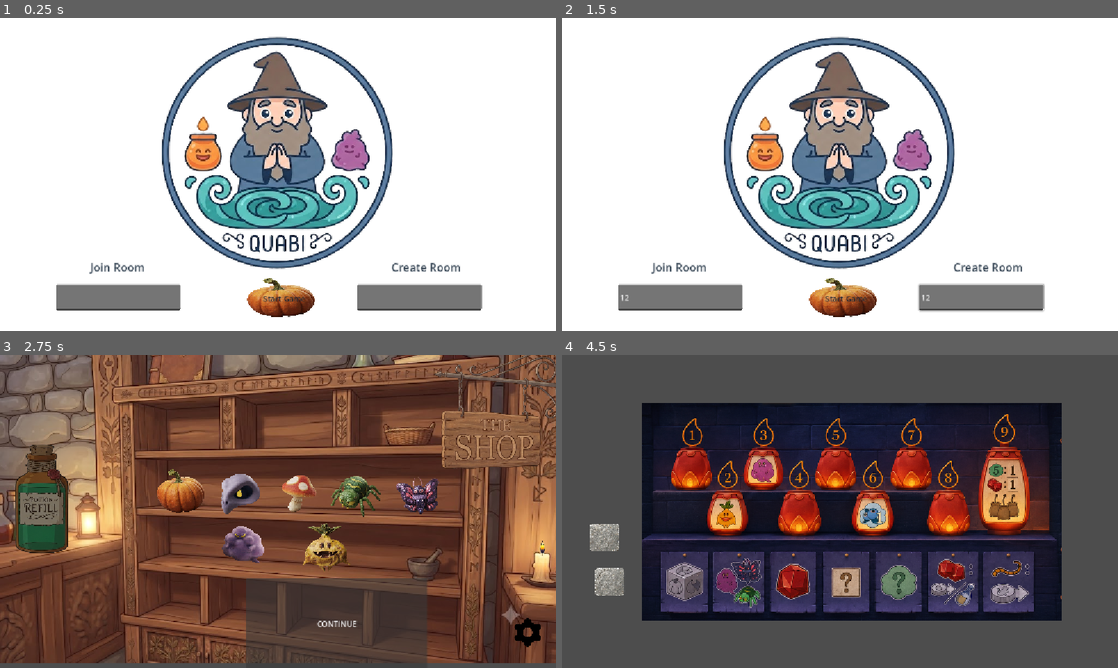
Above: before the commit, frames 1-4 (two rows, left to right).
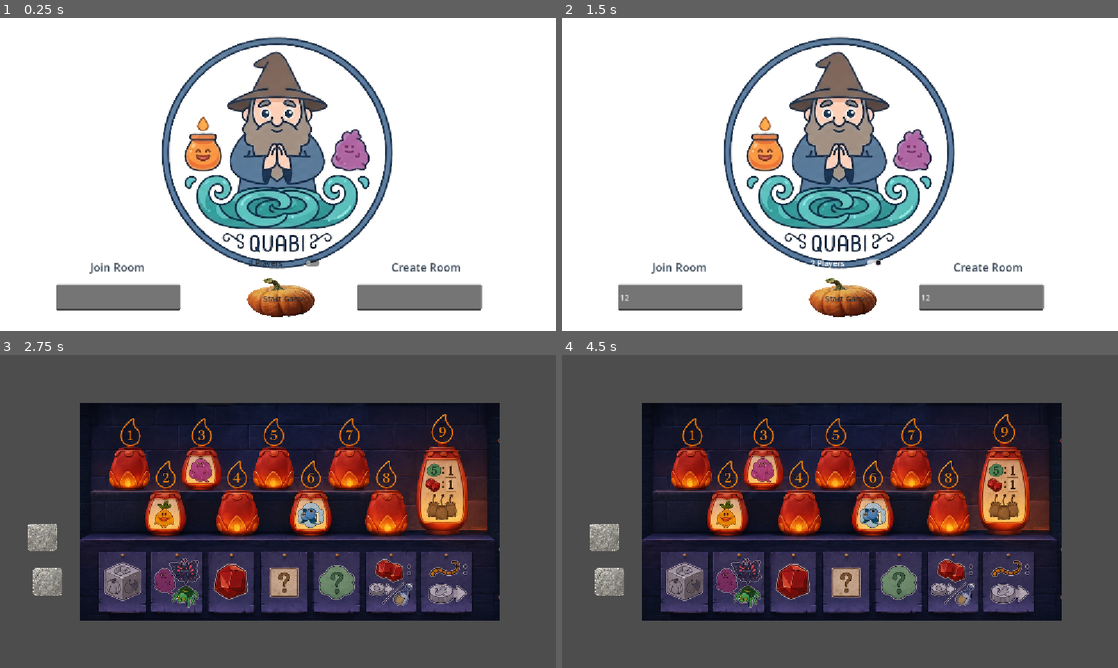
Above: after the commit, the same moments.

Repository: aheiner2001/the-quacks-of-quedlinburg
Game: Godot game, scene res://main_menu.tscn
The game is run twice, just before and just after one commit, with the same random seed, the same clock (stepped at 60 frames per second) and the same inputs.
Inputs (mouse positions are in pixels of both pictures, inside the frame that each line leads up to):
- Up to frame 1 (0.25 s): no input
- Up to frame 2 (1.5 s): click (678, 296) at 0.52 s; type "12" at 0.6 s; click (979, 296) at 0.75 s; type "12" at 0.83 s; click (845, 262) at 1.25 s, where only the run after the commit has a clickable "2 Players"
- Up to frame 3 (2.75 s): click "Start Game" at 2 s
- Up to frame 4 (4.5 s): click (1090, 633) at 2.77 s; click (845, 636) at 3.5 s, where only the run before the commit has a clickable "Start Game"; click (901, 624) at 4.25 s, where only the run before the commit has a clickable "CONTINUE"

The runs differ from the first frame. In frame 1, 0.1% of the frame differs, in the area x 44-58%, y 76-80%; in frame 2, 0.2%; in frame 3, 94%, in the area x 0-100%, y 0-99%; in frame 4, nothing differs.
Error before the commit: Invalid assignment of property or key 'stone_value' with value of type 'int' on a base object of type 'StaticBody2D (area_2d.gd)'. (res://node_2d.gd:35)

Commit message:
feat: main menu starts local GameSession

Diff:
--- a/main_menu.gd
+++ b/main_menu.gd
@@ -1,15 +1,9 @@
 extends Node2D
 
 
-# Called when the node enters the scene tree for the first time.
-func _ready() -> void:
-	pass # Replace with function body.
-
-
-# Called every frame. 'delta' is the elapsed time since the previous frame.
-func _process(delta: float) -> void:
-	pass
-
-
 func _on_check_button_pressed() -> void:
-	get_tree().change_scene_to_file("res://node_2d.tscn")
+	var two := false
+	if has_node("Players2"):
+		two = $Players2.button_pressed
+	GameSession.start_local(2 if two else 1)
+	get_tree().change_scene_to_file("res://board.tscn")
--- a/main_menu.tscn
+++ b/main_menu.tscn
@@ -61,6 +61,15 @@
 offset_right = 187.0
 offset_bottom = 106.0
 
+[node name="Players2" type="CheckButton" parent="." unique_id=2847193650]
+layout_mode = 0
+offset_left = 509.0
+offset_top = 490.0
+offset_right = 669.0
+offset_bottom = 524.0
+theme_override_colors/font_color = Color(0.13725491, 0.15294118, 0.19607843, 1)
+text = "2 Players"
+
 [node name="CheckButton" type="Button" parent="background" unique_id=364015244]
 layout_mode = 0
 offset_left = 509.0
